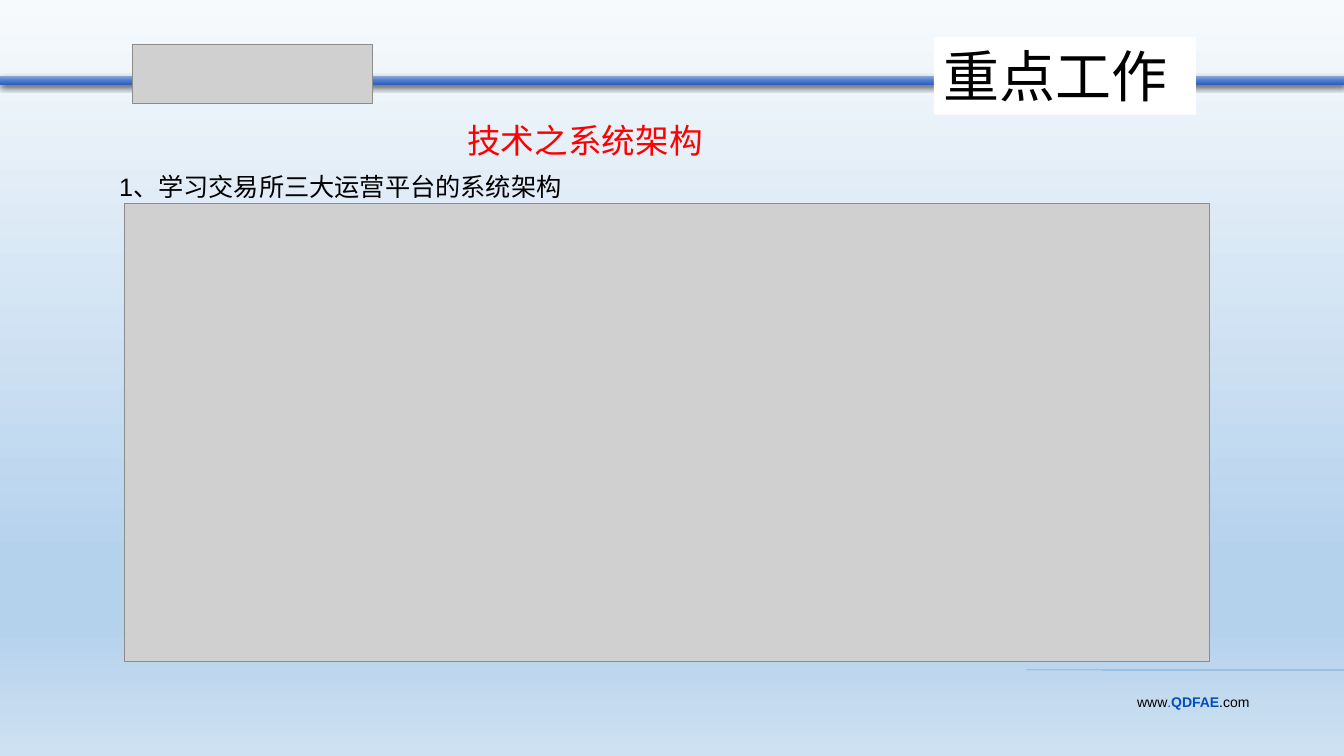
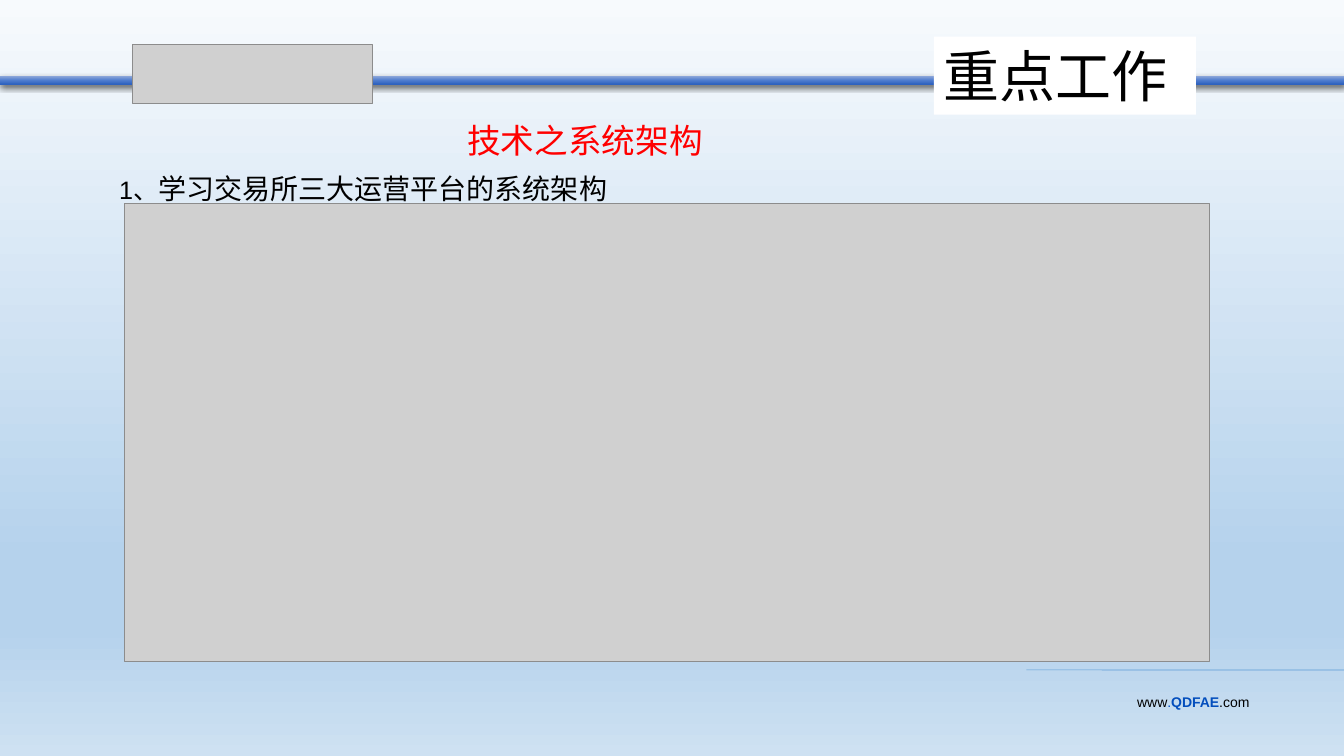
Before and after one commit to lhw1320/springcloud, a slide deck: slide 3 of doc/src/main/resources/qdfae/青金中心连宏伟转正答辩.pptx. Drawn at 1344x756 pixels with LibreOffice and Linux fonts; fonts in the diff are those of the drawing; grey boxes stand for pictures. Boxes give left, top, right and bottom in pixels: in the first picture for what was removed or moved away, otherwise in the second. Text is boxed around its words. In the diff, an @@ line names an element or a change of style, - is before the commit and + after.

```diff
--- a/doc/src/main/resources/qdfae/青金中心连宏伟转正答辩.pptx
+++ b/doc/src/main/resources/qdfae/青金中心连宏伟转正答辩.pptx
@@ text "1、学习交易所三大运营平台的系统架构" at (x1=119, y1=175, x2=607, y2=204): size 18 to 20 pt in "1、学习交易所三大运营平台的系统架构" @@
```
Also in this commit, not shown: 9 other slides changed.
